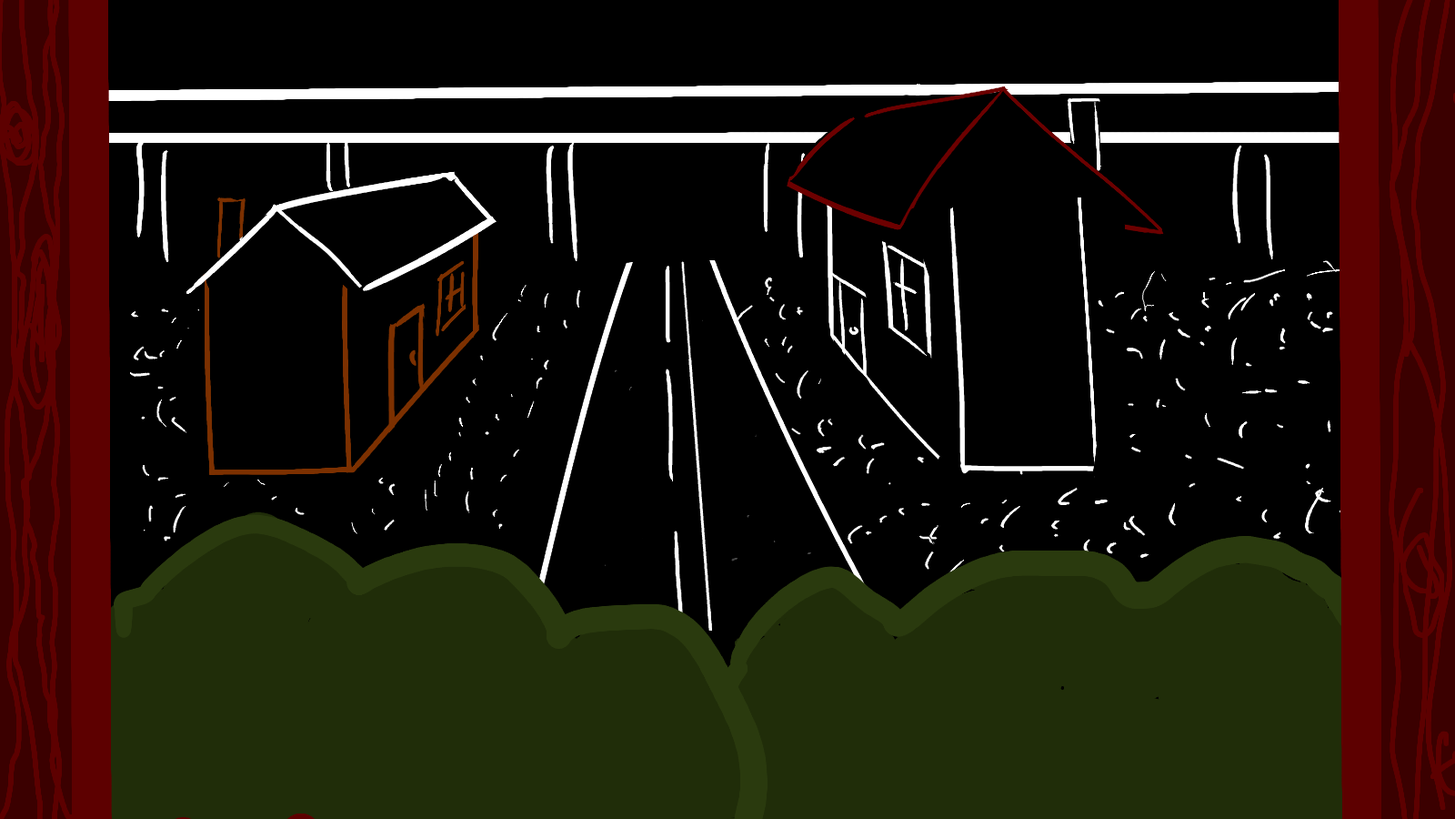
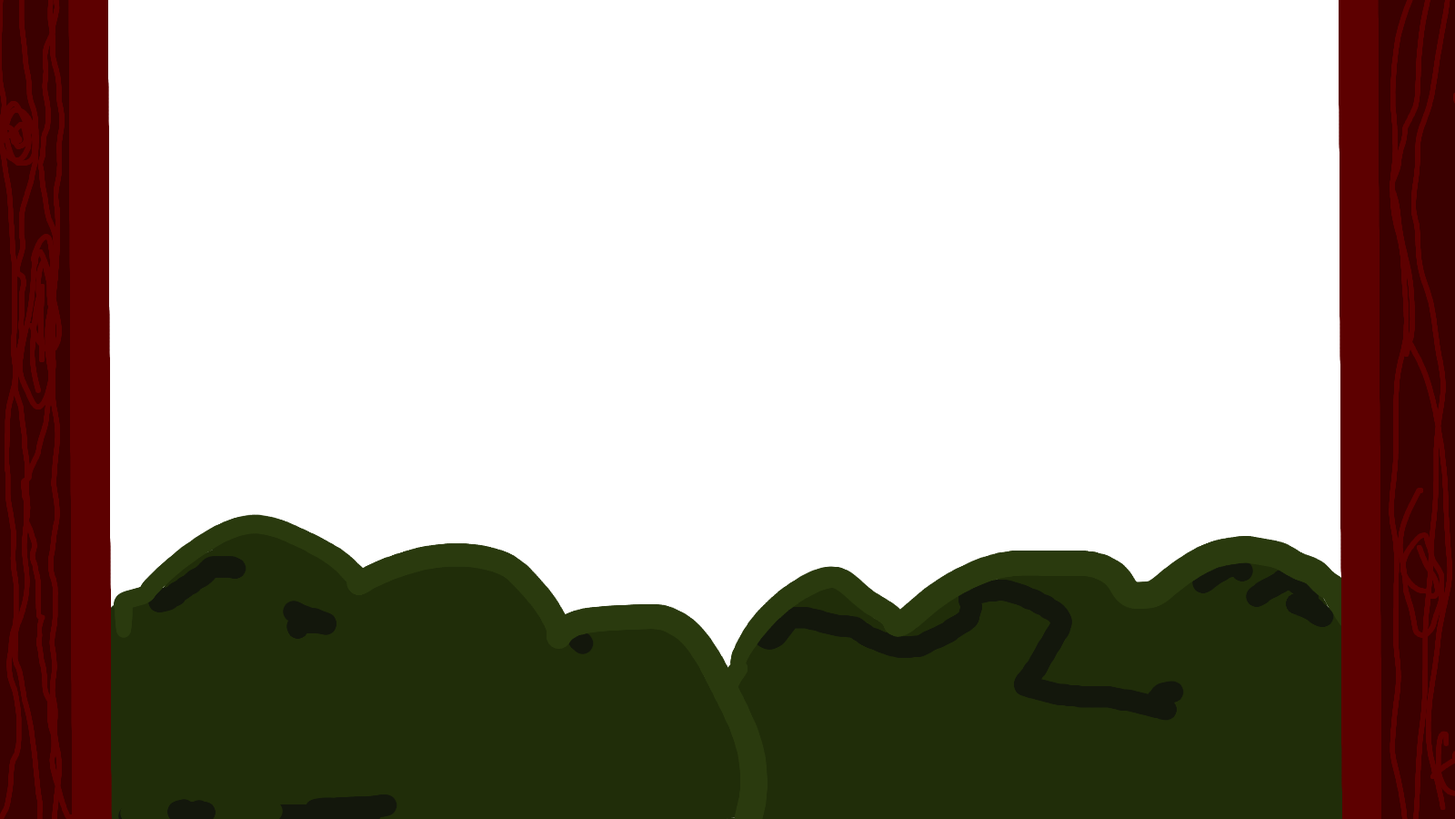
Before/after of a 1455×819 layered artwork. What changed in the layer stack:
added layer "doodles #16" above "doodles #14" over [118, 600, 398, 819]
added layer "doodles #15" above "doodles #8" over [148, 554, 1335, 721]
painted on "doodles #8" over [241, 511, 749, 668]
hid "doodles #11" over [786, 85, 1166, 252]
hid "doodles #7", painted on it over [108, 80, 1342, 819]
hid "doodles #10" over [826, 90, 1102, 478]
hid "doodles #6" over [186, 171, 497, 488]
hid "doodles #5" over [201, 206, 514, 475]
hid "doodles #12" over [109, 260, 1342, 588]
hid "Background" over [108, 0, 1342, 819]
